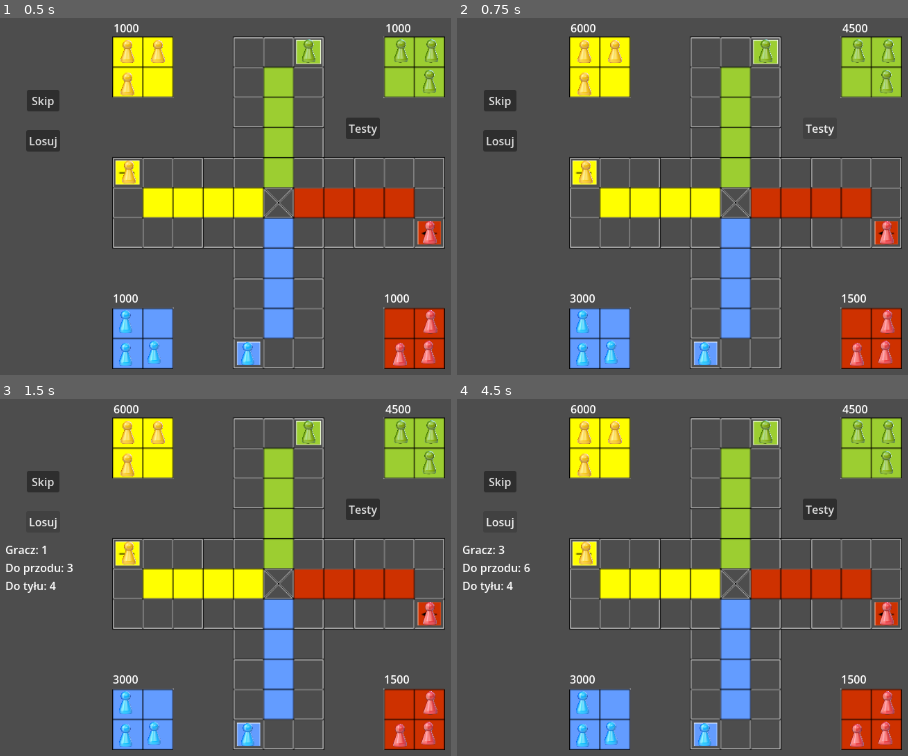
Above: before the commit, frames 1-4 (two rows, left to right).
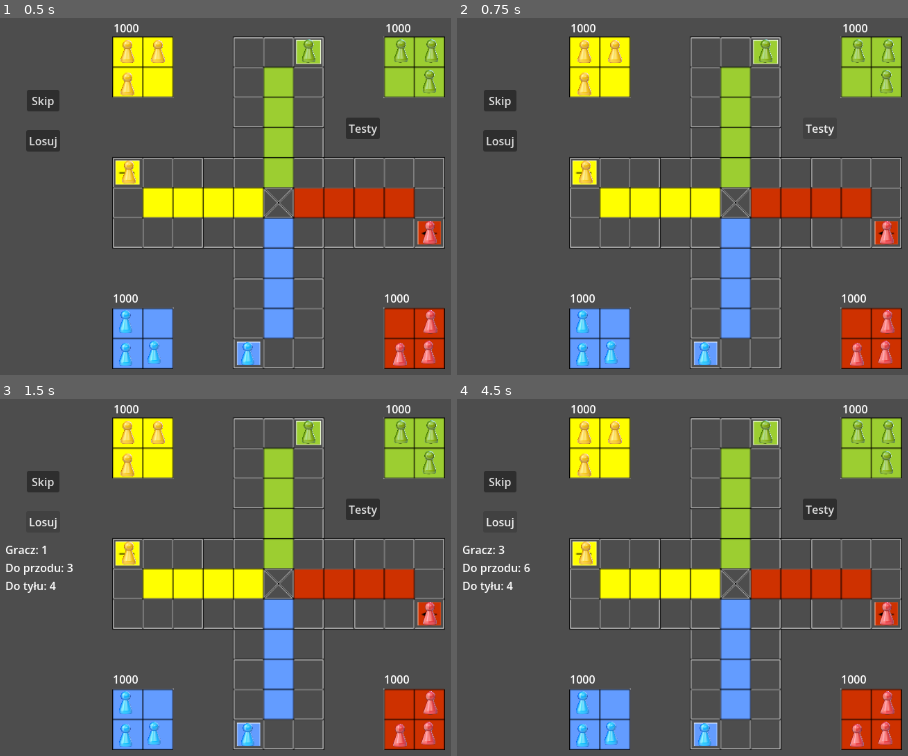
Above: after the commit, the same moments.

Repository: AgliCode/Japonczyk
Game: Godot game, scene res://game.tscn
The game is run twice, just before and just after one commit, with the same random seed, the same clock (stepped at 60 frames per second) and the same inputs.
Inputs:
- Up to frame 1 (0.5 s): no input
- Up to frame 2 (0.75 s): click "Testy" at 0.5 s
- Up to frame 3 (1.5 s): click "Losuj" at 1.25 s
- Up to frame 4 (4.5 s): click "Skip" at 2 s; click "Skip" at 2.75 s; click "Testy" at 3.5 s; click "Losuj" at 4.25 s

Frame 1 is identical in both runs. In frame 2, 0.1% of the frame differs, in the area x 25-89%, y 1-80%; in frame 3, 0.1%; in frame 4, 0.1%.

Commit message:
Add files via upload
just some fixes

Diff:
--- a/Scripts/game_manager.gd
+++ b/Scripts/game_manager.gd
@@ -4,8 +4,9 @@
 
 var dice_forward = 0
 var dice_backward = 0
-var place = [0, 1, 2, 3]
-var i = 4
+var place = [-1, -1, -1, -1]
+var plc_index = 0
+var pawn_place = 3
 
 var can_move = false
 
--- /dev/null
+++ b/Scripts/money.gd
@@ -0,0 +1,58 @@
+extends Node
+
+@export var player_id = 0
+
+@onready var red = $Red
+@onready var blue = $Blue
+@onready var green = $Green
+@onready var yellow = $Yellow
+
+@onready var pwn = $"../Pawns"
+@onready var game = $"../GameManager"
+
+var end_money = 5000
+var pawn_placement_money = 1000
+# Called when the node enters the scene tree for the first time.
+func _ready() -> void:
+	pass # Replace with function body.
+
+
+# Called every frame. 'delta' is the elapsed time since the previous frame.
+func _process(delta: float) -> void:
+	pass
+func distribute_pawn_placement_money(plyr_id):
+
+	if game.pawn_place >0:
+		match plyr_id:
+			0:
+				red.text = str(int($Red.text) + pawn_placement_money)
+			1:
+				blue.text = str(int($Blue.text) + pawn_placement_money)
+			2:
+				green.text = str(int($Green.text) + pawn_placement_money)
+			3:
+				yellow.text = str(int($Yellow.text) + pawn_placement_money)
+			_:
+				print("Nothing here")
+	game.pawn_place -=1
+	pawn_placement_money -= 300
+
+func distribute_end_placement_money():
+	while game.plc_index > 0:
+		game.plc_index -=1
+		match game.place[game.plc_index]:
+			0:
+				red.text = str(int($Red.text) + end_money)
+			1:
+				blue.text = str(int($Blue.text) + end_money)
+			2:
+				green.text = str(int($Green.text) + end_money)
+			3:
+				yellow.text = str(int($Yellow.text) + end_money)
+			_:
+				print("Nothing here")
+		end_money -= 1500
+
+
+func _on_button_pressed() -> void:
+	distribute_end_placement_money()
--- a/Scripts/pawn.gd
+++ b/Scripts/pawn.gd
@@ -9,12 +9,14 @@
 
 @onready var game = $"../../GameManager"
 @onready var dice = $"../../Dice"
+@onready var money = $"../../Money"
 
 @onready var fields = get_node("/root/Game/Fields").get_children()
 @onready var bases = get_node("/root/Game/Bases").get_children()
 @onready var homes = get_node("/root/Game/Homes").get_children()
 
 var pawns_in_home = 0
+var pawns_in_base = 0
 
 var steps_taken = 0
 
@@ -75,16 +77,19 @@
 
 func check_place():
 	var pawns = get_parent().get_children()
-	print(player_id)
+	pawns_in_home = 0
 	for pawn in pawns:
 		if pawn.player_id == player_id and pawn.in_home:
 			pawns_in_home +=1
-			print(pawns_in_home)
+
+	print("haiiiiiiiiiiiiiii")
+	print(pawns_in_home)
+	print("haiiiiiiiiiiiiiii")
 	if pawns_in_home == 4 and player_id not in game.place:
-		game.place[game.i] = player_id
-		game.i+=1
-		print("test")
-		if game.i==4:
+		game.place[game.plc_index] = player_id
+		print(game.place[game.plc_index])
+		game.plc_index+=1
+		if game.plc_index==4:
 			game.end_game()
 
 func _ready():
@@ -113,14 +118,31 @@
 
 	# WYJŚCIE Z BAZY
 	if in_base:
-
+		if game._LPM or game._PPM:
+			return
 		if game.dice_backward == 1 or game.dice_forward == 8:
 			leave_base()
 			finish_move()
+		else:
+			var pawns = get_parent().get_children()
+			for pawn in pawns:
+				if pawn.player_id == player_id and pawn.in_base:
+					pawns_in_base +=1
+
+			if pawns_in_base == 4 and game.dice_backward != 1 and game.dice_forward != 8:
+				finish_move()
+			pawns_in_base=0
 		return
 
 	if in_home:
-		return
+		var pawns = get_parent().get_children()
+		pawns_in_home=0
+		for pawn in pawns:
+			if pawn.player_id == player_id and pawn.in_home:
+				pawns_in_home +=1
+		print(pawns_in_home)
+		if pawns_in_home == 4:
+			finish_move()
 
 	# KROK 1 - RUCH DO TYŁU
 	if event.pressed and event.button_index == MOUSE_BUTTON_LEFT:
@@ -136,6 +158,8 @@
 				else:
 					position = my_home[home_pos].position
 					in_home = true
+					game.end_turn(true, game._LPM)
+					money.distribute_pawn_placement_money(player_id)
 					check_place()
 
 			else:
--- a/game.tscn
+++ b/game.tscn
@@ -8,7 +8,7 @@
 [ext_resource type="Texture2D" uid="uid://bhyrn1oe2pkfq" path="res://Graphics/red_pawn.png" id="6_ryrav"]
 [ext_resource type="Script" uid="uid://crpffpuh5mvgg" path="res://Scripts/Dice.gd" id="7_eow3j"]
 [ext_resource type="Script" uid="uid://c15x4m5h7rrsh" path="res://Scripts/game_manager.gd" id="7_j5wjh"]
-[ext_resource type="Script" uid="uid://dfpwd7yxj8gki" path="res://money.gd" id="8_vef74"]
+[ext_resource type="Script" uid="uid://dfpwd7yxj8gki" path="res://Scripts/money.gd" id="8_vef74"]
 
 [sub_resource type="RectangleShape2D" id="RectangleShape2D_feb5d"]
 
Not shown, added: Scripts/money.gd.uid
